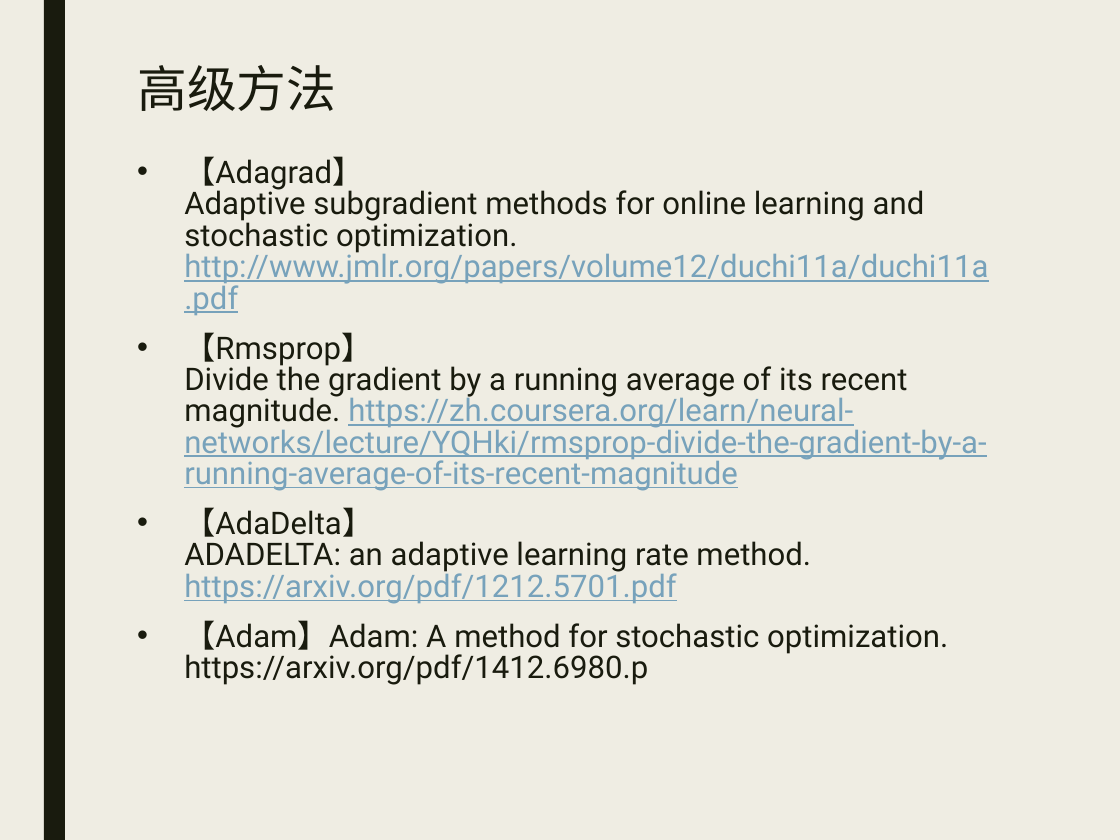
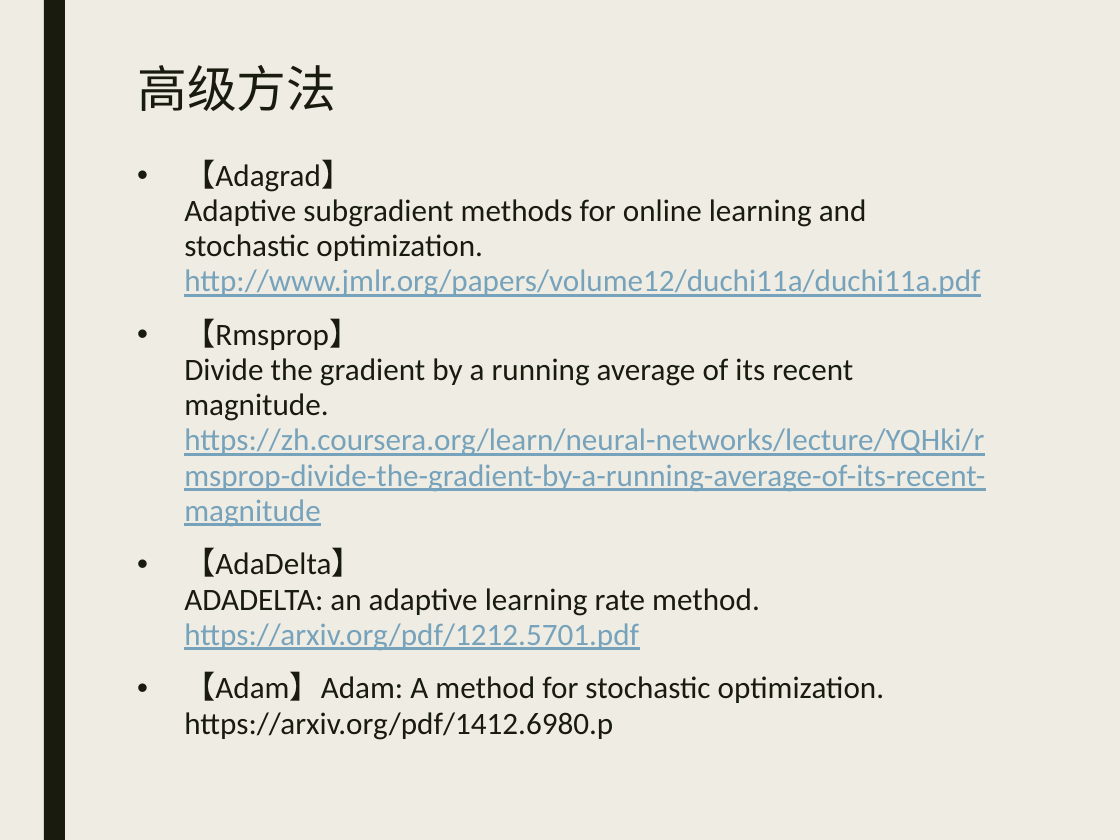
Before and after one commit to DavaiZa/ReadingNotes, a slide deck: slide 29 of cv/文可 - CS231n课程笔记 - Part1.pptx. Drawn at 1120x840 pixels with LibreOffice and Linux fonts; fonts in the diff are those of the drawing. Boxes give left, top, right and bottom in pixels: in the first picture for what was removed or moved away, otherwise in the second. Text is boxed around its words. In the diff, an @@ line names an element or a change of style, - is before the commit and + after.

```diff
--- a/cv/文可 - CS231n课程笔记 - Part1.pptx
+++ b/cv/文可 - CS231n课程笔记 - Part1.pptx
@@ text "【Adagrad】 Adaptive subgradient methods for ..." at bbox=[184, 159, 985, 740]: font Roboto to Calibri; line spacing 0.84 to 0.94 @@
```
Also in this commit, not shown: 28 other slides changed, 1 other file.
